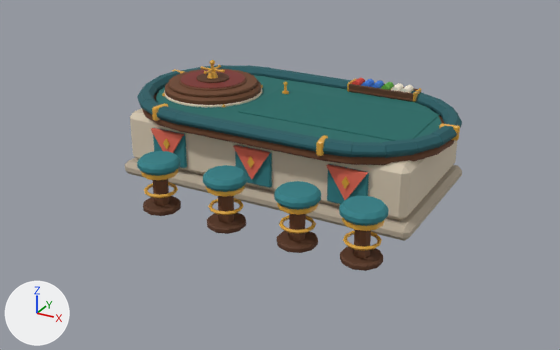
A saved change to the glTF model Models/casino/roulette_table.glb.
Before and after are seen from a 50 mm lens placed at (2.87, -5.42, 2.7), pointed at (0.07, -0.33, 0.15). Lighting does not change. The marker at lower left points along +X, +Y and +Z. The first picture is the older version. Where no turn or scale is listed for an object, it has been applied to the vertices. Vertices at exactly the same position are counted once.

The first picture shows 'part_rotor', 'roulette_table'.
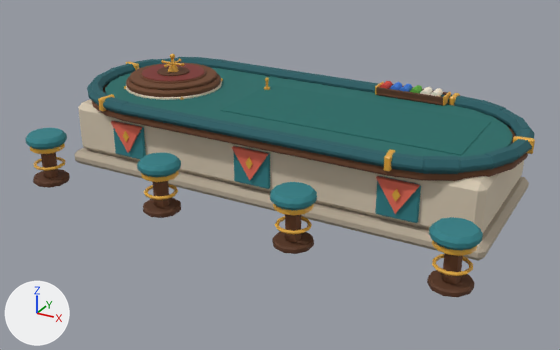
Pixel boxes (x1, y1, x2, y2) of what changed, in the pictures (560 x 350 px; the box of a moved part takes in the faces that stretch with it):
'roulette_table', reshaped (51% wider, 16% taller): before (125, 65, 462, 271); after (25, 57, 535, 297)
'part_rotor', moved: before (179, 60, 247, 91); after (140, 54, 206, 84)
part 1 of me_roulette_table, moved or reshaped: before (125, 158, 462, 241); after (75, 147, 529, 261)
part 2 of me_roulette_table, moved or reshaped: before (164, 88, 262, 107); after (126, 81, 222, 100)
part 3 of me_roulette_table, moved or reshaped: before (153, 128, 187, 168); after (113, 121, 146, 159)
part 4 of me_roulette_table, moved or reshaped: before (327, 164, 369, 204); after (375, 176, 421, 223)
part 5 of me_roulette_table, moved or reshaped: before (151, 128, 184, 153); after (111, 121, 143, 153)
part 6 of me_roulette_table, moved or reshaped: before (326, 164, 368, 200); after (376, 176, 420, 214)
part 7 of me_roulette_table, moved or reshaped: before (163, 138, 170, 150); after (123, 131, 129, 142)
part 8 of me_roulette_table, moved or reshaped: before (342, 176, 349, 189); after (392, 189, 400, 202)
part 9 of me_roulette_table, moved or reshaped: before (316, 135, 328, 156); after (384, 149, 396, 171)
part 10 of me_roulette_table, moved or reshaped: before (439, 124, 460, 141); after (513, 136, 535, 154)
part 11 of me_roulette_table, moved or reshaped (not visible before): after (449, 93, 460, 106)
part 12 of me_roulette_table, moved or reshaped: before (172, 69, 184, 74); after (126, 62, 139, 70)
part 13 of me_roulette_table, moved or reshaped: before (152, 103, 168, 121); after (98, 94, 115, 111)
part 14 of me_roulette_table, moved or reshaped: before (347, 78, 356, 92); after (375, 82, 384, 95)
part 15 of me_roulette_table, moved or reshaped: before (413, 88, 421, 102); after (443, 92, 451, 106)
part 16 of me_roulette_table, moved or reshaped: before (130, 65, 462, 271); after (25, 57, 535, 297)

Patch to the scene script:
```diff
--- a/Models/casino/roulette_table.glb.py
+++ b/Models/casino/roulette_table.glb.py
@@ me_roulette_table @@
-me_roulette_table.from_pydata(...)  # 2994 vertices, 5672 faces; spans x -1.4..1.41, y -1.21..0.79, z 0.0..0.75
+me_roulette_table.from_pydata(...)  # 2994 vertices, 5672 faces; spans x -1.95..1.96, y -1.23..0.81, z 0.0..0.75
+# me_roulette_table part 1: the loose piece of 24 vertices spanning x -1.3..1.3, y -0.68..0.68, z 0.0..0.12 is scaled about its middle by (1.43, 1.04, 1)
+# me_roulette_table part 2: the loose piece of 168 vertices spanning x -1.21..-0.35, y -0.43..0.43, z 0.61..0.66 is moved by (-0.42, 0.0, 0.0)
+# me_roulette_table part 3: the loose piece of 24 vertices spanning x -0.96..-0.64, y -0.65..-0.62, z 0.18..0.48 is moved by (-0.4, -0.03, 0.0)
+# me_roulette_table part 4: the loose piece of 24 vertices spanning x 0.64..0.96, y -0.65..-0.62, z 0.18..0.48 is moved by (0.4, -0.03, 0.0)
+# me_roulette_table part 5: the loose piece of 6 vertices spanning x -0.96..-0.64, y -0.68..-0.65, z 0.23..0.48 is moved by (-0.4, -0.02, 0.0)
+# me_roulette_table part 6: the loose piece of 6 vertices spanning x 0.64..0.96, y -0.68..-0.65, z 0.23..0.48 is moved by (0.4, -0.02, 0.0)
+# me_roulette_table part 7: the loose piece of 8 vertices spanning x -0.83..-0.77, y -0.69..-0.67, z 0.33..0.43 is moved by (-0.4, -0.02, 0.0)
+# me_roulette_table part 8: the loose piece of 8 vertices spanning x 0.77..0.83, y -0.69..-0.67, z 0.33..0.43 is moved by (0.4, -0.02, 0.0)
+# me_roulette_table part 9: the loose piece of 24 vertices spanning x 0.59..0.66, y -0.79..-0.63, z 0.59..0.7 is moved by (0.53, -0.02, 0.0)
+# me_roulette_table part 10: the loose piece of 24 vertices spanning x 1.26..1.41, y -0.03..0.03, z 0.59..0.7 is moved by (0.55, 0.0, 0.0)
+# me_roulette_table part 11: the loose piece of 24 vertices spanning x 0.6..0.65, y 0.64..0.79, z 0.59..0.7 is moved by (0.53, 0.02, 0.0)
+# me_roulette_table part 12: the loose piece of 24 vertices spanning x -1.38..-1.22, y 0.18..0.25, z 0.59..0.7 is moved by (-0.55, 0.01, 0.0)
+# me_roulette_table part 13: the loose piece of 24 vertices spanning x -0.88..-0.81, y -0.75..-0.6, z 0.59..0.7 is moved by (-0.53, -0.02, 0.0)
+# me_roulette_table part 14: the loose piece of 24 vertices spanning x 0.24..0.26, y 0.56..0.72, z 0.64..0.72 is moved by (0.25, 0.03, 0.0)
+# me_roulette_table part 15: the loose piece of 24 vertices spanning x 0.84..0.86, y 0.56..0.72, z 0.64..0.72 is moved by (0.25, 0.03, 0.0)
+# me_roulette_table part 16: 2452 of 2994 vertices moved; they spanned x -1.4..1.4, y -1.21..0.78, z 0.0..0.74 and now span x -1.95..1.95, y -1.23..0.8, z 0.0..0.74; mean shift (-0.17, -0.01, 0.0); largest move (-0.48, -0.98, 0.16) -> (-1.62, -1.0, 0.16)
+# other edits to the shape of me_roulette_table do not show in these pictures
 me_roulette_table.materials.append(mat_stone_dark)
@@ ob_part_rotor @@
 ob_part_rotor = bpy.data.objects.new('part_rotor', me_roulette_table_rotor)
-ob_part_rotor.location = (-0.78, 0.0, 0.725)
+ob_part_rotor.location = (-1.2, 0.0, 0.725)
```
